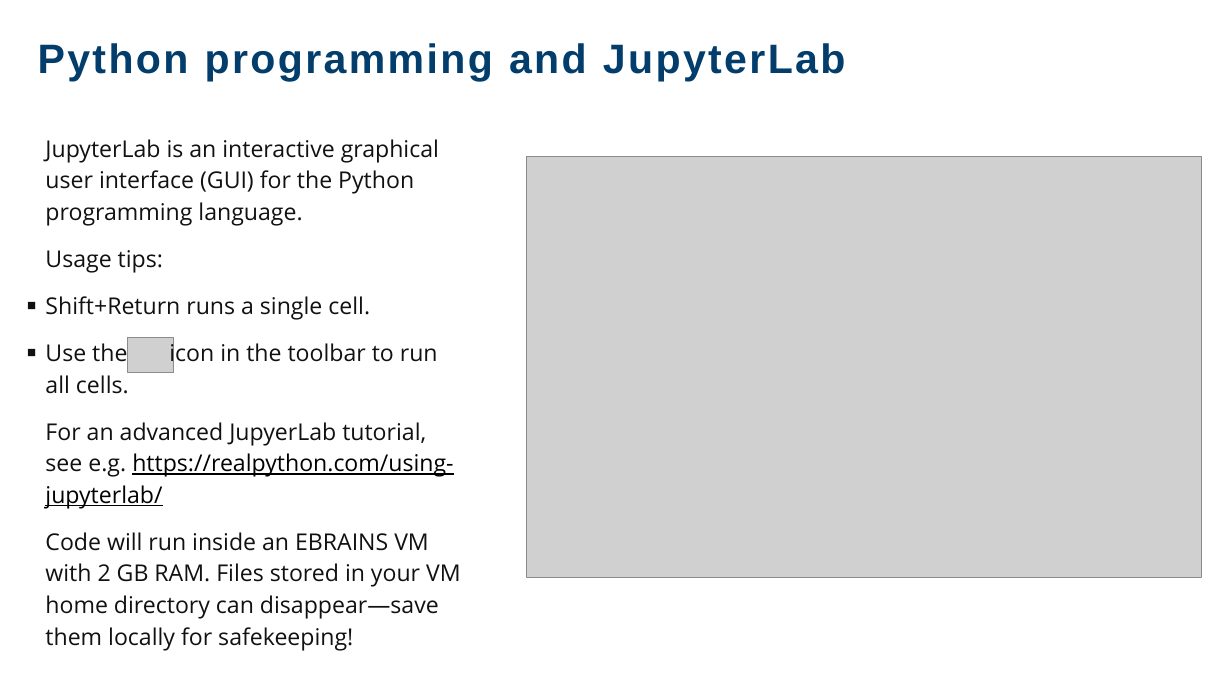
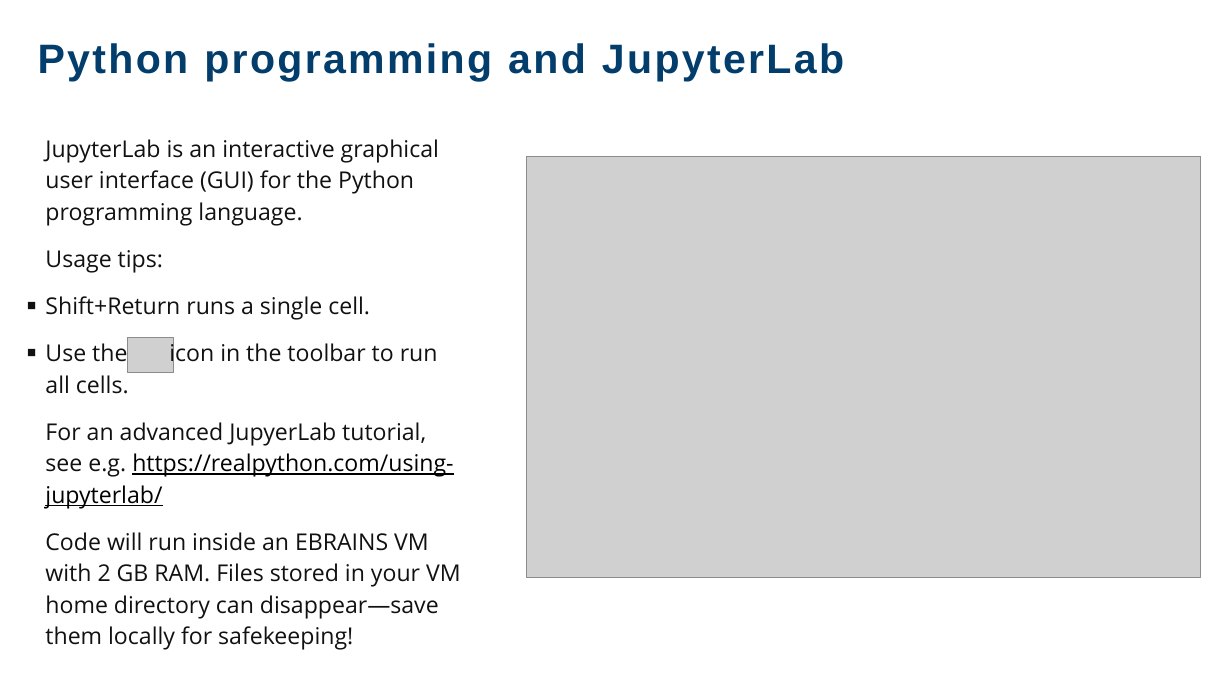
Before and after one commit to clinssen/ebrains-nestml-spinnaker, a slide deck: slide 7 of spinnaker-ebrains-at-NEST-Conference-2026.pptx. Drawn at 1232x693 pixels with LibreOffice and Linux fonts; fonts in the diff are those of the drawing; grey boxes stand for pictures; background and template pictures are left out. Boxes give left, top, right and bottom in pixels: in the first picture for what was removed or moved away, otherwise in the second. Text is boxed around its words. In the diff, an @@ line names an element or a change of style, - is before the commit and + after.

```diff
--- a/spinnaker-ebrains-at-NEST-Conference-2026.pptx
+++ b/spinnaker-ebrains-at-NEST-Conference-2026.pptx
@@ text "Python programming and JupyterLab" at box(38, 43, 844, 81): letter spacing 1.9 to 1.8 pt @@
```
Also in this commit, not shown: 5 other slides changed, 1 other file.
